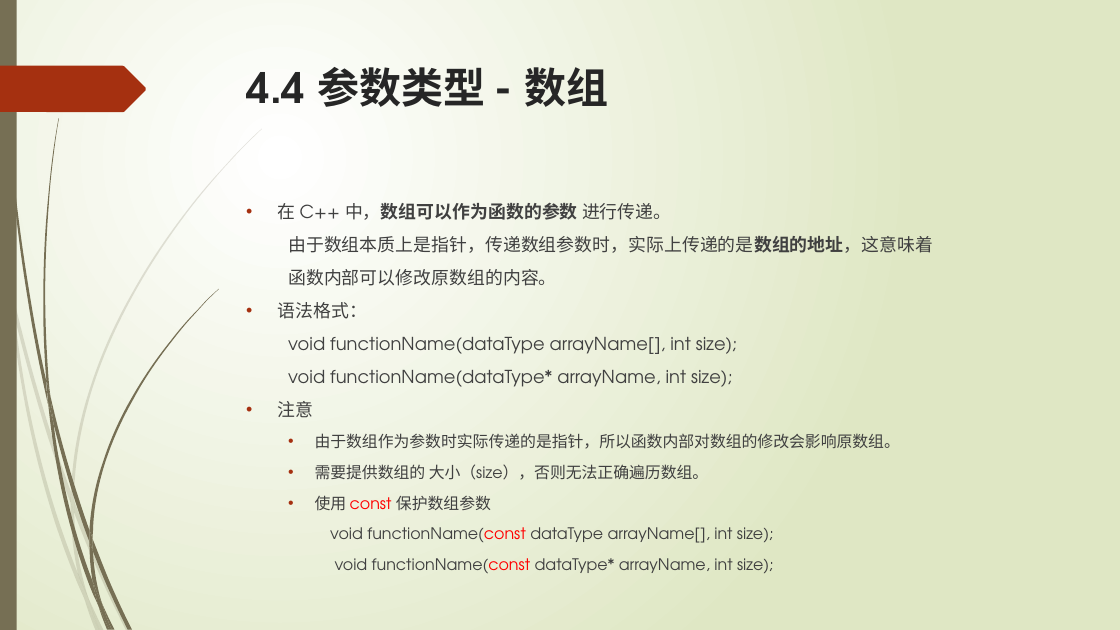
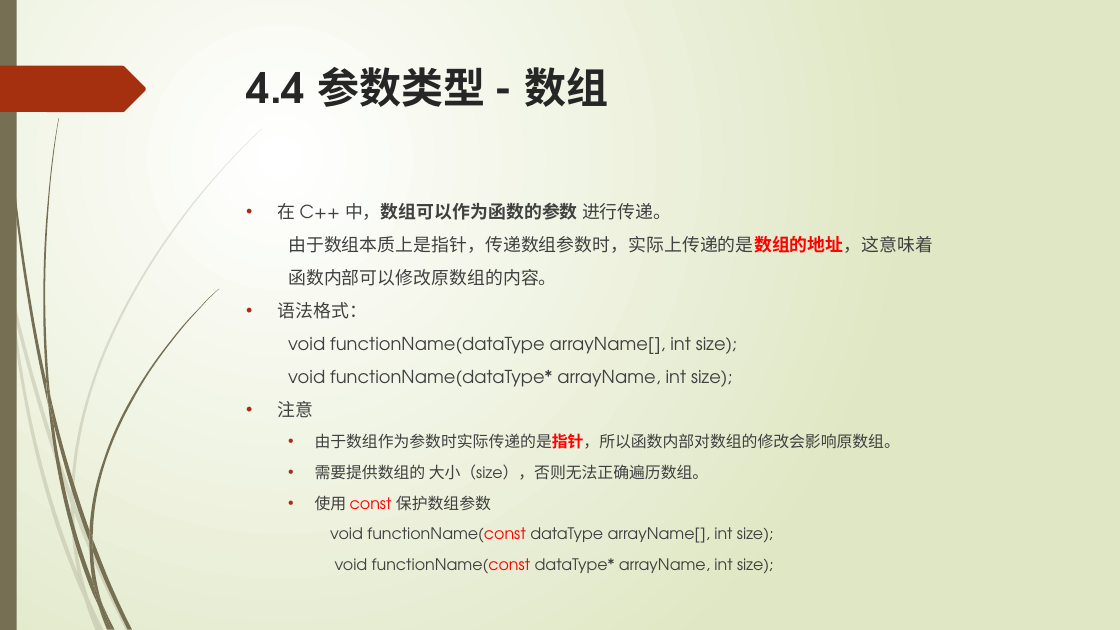
Before and after one commit to liuty2006/learn, a slide deck: slide 52 of learn_cpp/docs/C++语言培训.pptx. Drawn at 1120x630 pixels with LibreOffice and Linux fonts; fonts in the diff are those of the drawing. Boxes give left, top, right and bottom in pixels: in the first picture for what was removed or moved away, otherwise in the second. Text is boxed around its words. In the diff, an @@ line names an element or a change of style, - is before the commit and + after.

Commit message:
修改 - c4

```diff
--- a/learn_cpp/docs/C++语言培训.pptx
+++ b/learn_cpp/docs/C++语言培训.pptx
@@ text at (288,235,933,449): text colour #404040 to #FF0000 in "由于数组本质上是指针，传递数组参数时，实际上传递的是数组的地址，这意味着", "由于数组作为参数时实际传递的是指针，所以函数内部对数组的修改会影响原数组。"; bold on in "由于数组作为参数时实际传递的是指针，所以函数内部对数组的修改会影响原数组。" @@
```
Also in this commit, not shown: 3 other slides changed, 3 other files.
